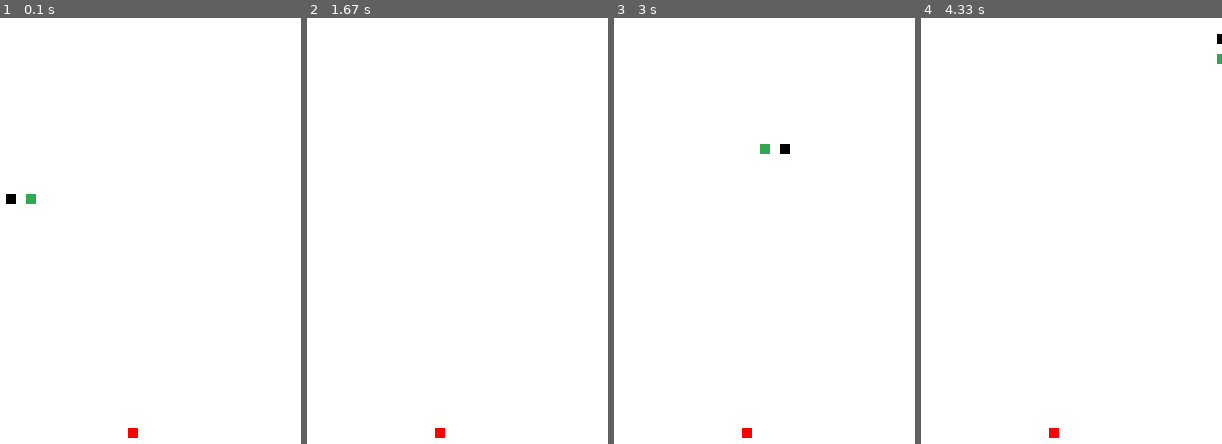
Above: before the commit, frames 1-4 (left to right).
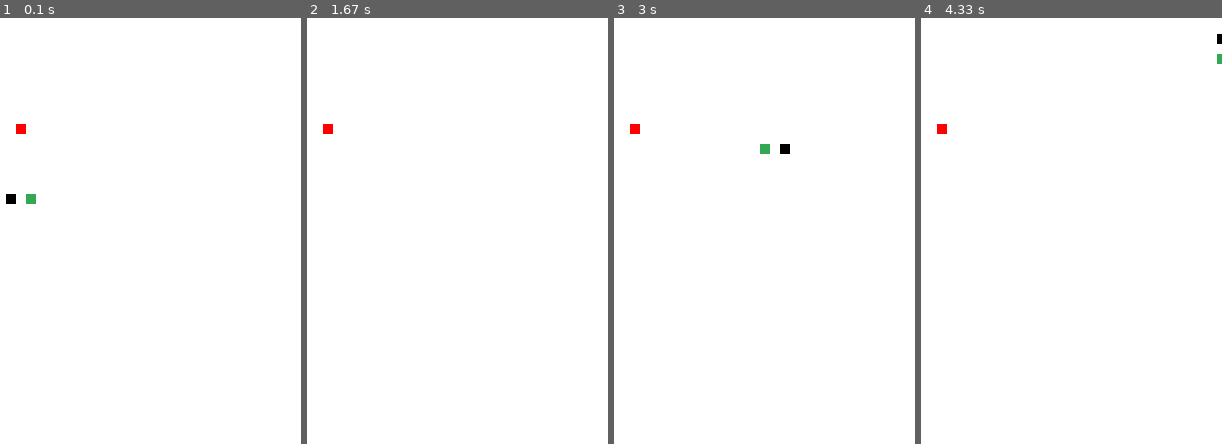
Above: after the commit, the same moments.

Repository: mcastre1/pygame
Game: pygame game, started from snake_game/main.py
The game is run twice, just before and just after one commit, with the same random seed, the same clock (stepped at 60 frames per second) and the same inputs.
Inputs:
- Up to frame 1 (0.1 s): no input
- Up to frame 2 (1.67 s): hold Right 0.33-0.8 s; hold Up 0.83-1.3 s; hold Right from 1.33 s (still down)
- Up to frame 3 (3 s): release Right at 1.8 s; hold Left 1.83-2.37 s; hold Down 2.4-2.7 s; hold Left from 2.73 s (still down)
- Up to frame 4 (4.33 s): release Left at 3.13 s; hold Up 3.17-3.53 s; hold Right 3.57-4.2 s; hold Down from 4.23 s (still down)

The runs differ from the first frame. In frame 1, 0.2% of the frame differs, in the area x 5-46%, y 24-99%; in frame 2, 0.2%; in frame 3, 0.2%; in frame 4, 0.2%.

Commit message:
Apple now snaps to grid

Diff:
--- a/snake_game/main.py
+++ b/snake_game/main.py
@@ -15,7 +15,9 @@
     for pickup in pickup_group:
         if head.rect.colliderect(pickup.rect):
             pickup.kill()
-            pickup_group.add(Apple(random.randint(0,SCREEN_WIDTH), random.randint(0, SCREEN_HEIGHT)))
+            spawnApple()
+            #
+            # pickup_group.add(Apple(random.randint(0,SCREEN_WIDTH), random.randint(0, SCREEN_HEIGHT)))
             if len(body_group) == 0:
                 if head.direction == 'Right':
                     body_group.add(Body(head.pos_x - SIZE, head.pos_y, head.direction))
@@ -37,6 +39,13 @@
                 elif head.direction == 'Down':
                     body_group.add(Body(tail.pos_x, tail.pos_y - SIZE, tail.direction))
 
+def spawnApple():
+    global pickup_group
+    height_indeces = SCREEN_HEIGHT/SIZE
+    width_indeces = SCREEN_WIDTH/SIZE
+
+    pickup_group.add(Apple(random.randint(0, width_indeces)*SIZE, random.randint(0, height_indeces)*SIZE))
+
 pygame.init()
 clock = pygame.time.Clock()
 
@@ -54,7 +63,8 @@
 head_group.add(head)
 
 # Spawn initial apple
-pickup_group.add(Apple(random.randint(0, SCREEN_WIDTH), random.randint(0, SCREEN_HEIGHT)))
+spawnApple()
+#pickup_group.add(Apple(random.randint(0, SCREEN_WIDTH), random.randint(0, SCREEN_HEIGHT)))
 
 while True:
     for event in pygame.event.get():
@@ -71,30 +81,6 @@
                 head.set_direction('Left')
             elif keys[pygame.K_RIGHT]:
                 head.set_direction('Right')
-
-            # if keys[pygame.K_SPACE]:
-            #     if len(body_group) == 0:
-            #         if head.direction == 'Right':
-            #             body_group.add(Body(head.pos_x - SIZE, head.pos_y, head.direction))
-            #         elif head.direction == 'Left':
-            #             body_group.add(Body(head.pos_x + SIZE, head.pos_y, head.direction))
-            #         elif head.direction == 'Up':
-            #             body_group.add(Body(head.pos_x, head.pos_y + SIZE, head.direction))
-            #         elif head.direction == 'Down':
-            #             body_group.add(Body(head.pos_x, head.pos_y - SIZE, head.direction))
-            #     else:
-            #         tail = body_group.sprites()[-1]
-            #         direction = tail.direction
-
-            #         if head.direction == 'Right':
-            #             body_group.add(Body(tail.pos_x - SIZE, tail.pos_y, tail.direction))
-            #         elif head.direction == 'Left':
-            #             body_group.add(Body(tail.pos_x + SIZE, tail.pos_y, tail.direction))
-            #         elif head.direction == 'Up':
-            #             body_group.add(Body(tail.pos_x, tail.pos_y + SIZE, tail.direction))
-            #         elif head.direction == 'Down':
-            #             body_group.add(Body(tail.pos_x, tail.pos_y - SIZE, tail.direction))
-
 
     screen.fill(WHITE)
     last_pos_x = head.pos_x
